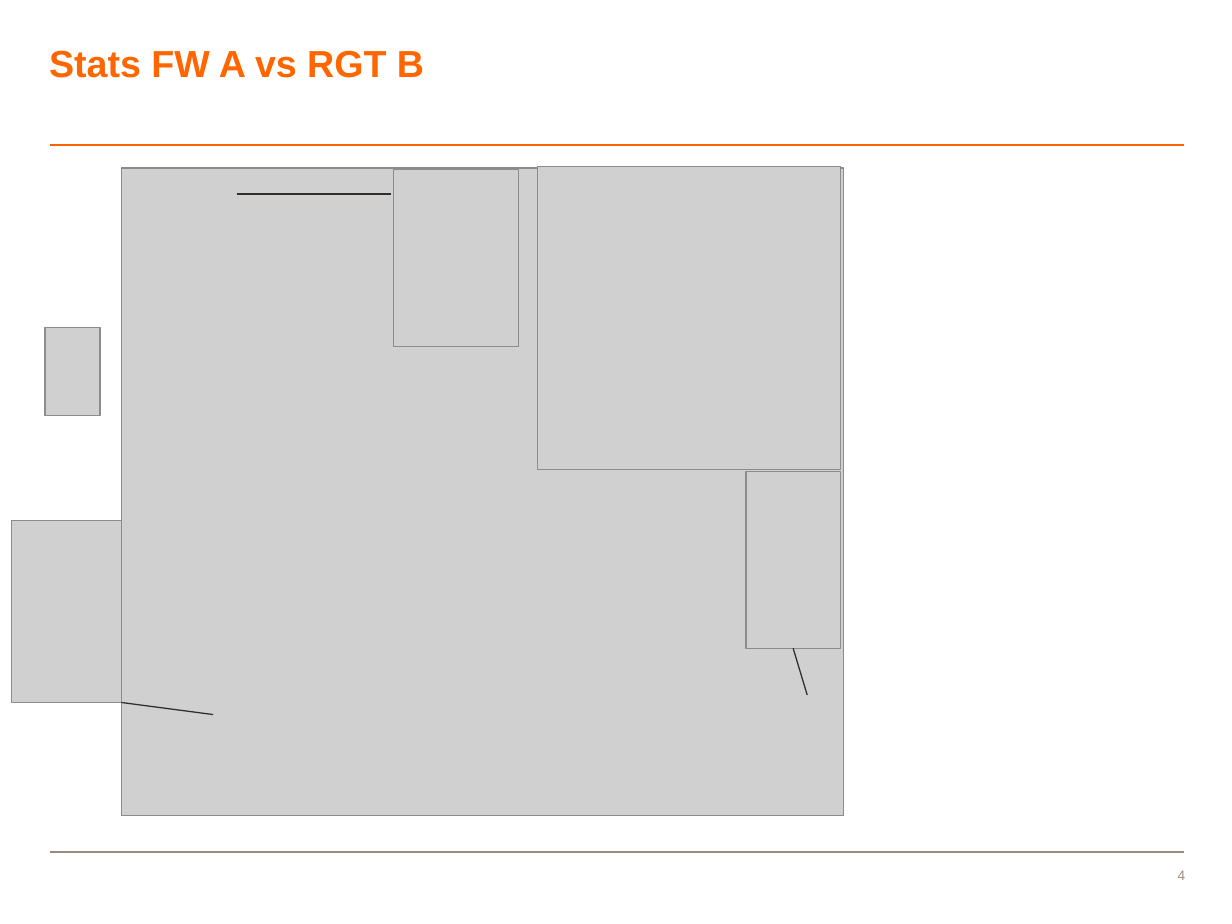
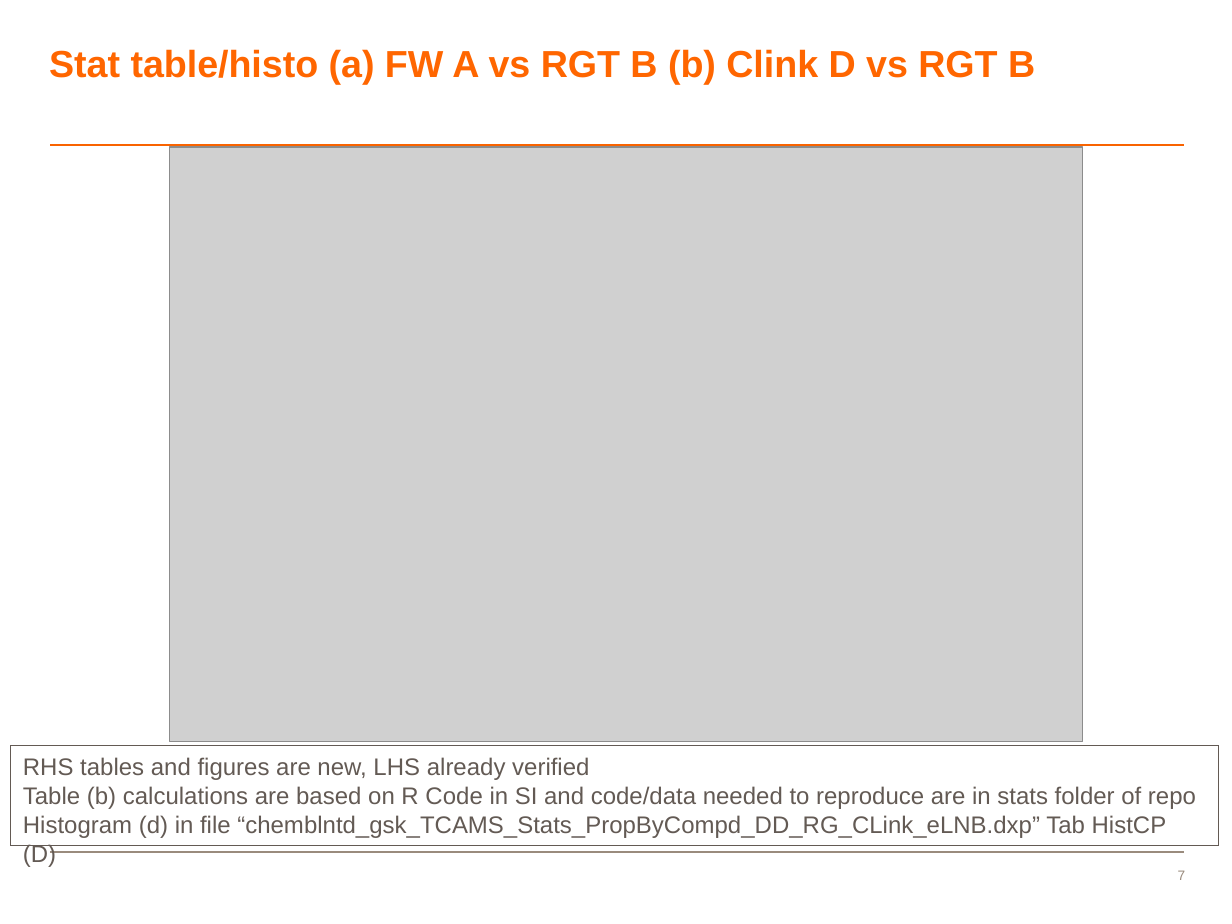
Before and after one commit to ncats/scaffoldanalytics, a slide deck: slide 7 of pres/DBandyopadhyay_FigChanges_eLNB_revision_2019.pptx (slide 4 before the commit). Drawn at 1232x924 pixels with LibreOffice and Linux fonts; fonts in the diff are those of the drawing; grey boxes stand for pictures; background and template pictures are left out. Boxes give left, top, right and bottom in pixels: in the first picture for what was removed or moved away, otherwise in the second. Text is boxed around its words. In the diff, an @@ line names an element or a change of style, - is before the commit and + after.

Commit message:
changes made while preparing eLNB figure changes

```diff
--- a/pres/DBandyopadhyay_FigChanges_eLNB_revision_2019.pptx
+++ b/pres/DBandyopadhyay_FigChanges_eLNB_revision_2019.pptx
@@ title at bbox=[49, 49, 1035, 84]: text changed @@
-Stats FW A vs RGT B
+Stat table/histo (a) FW A vs RGT B (b) Clink D vs RGT B
@@ picture: place and size @@
-picture at bbox=[122, 168, 844, 816]
+picture at bbox=[169, 147, 1083, 740]
@@ picture removed at bbox=[393, 169, 517, 346] @@
@@ picture removed at bbox=[537, 166, 840, 469] @@
@@ line removed from (237, 193) to (391, 193) @@
@@ picture removed at bbox=[46, 328, 101, 415] @@
@@ picture removed at bbox=[747, 472, 841, 649] @@
@@ picture removed at bbox=[11, 521, 121, 703] @@
@@ line removed from (793, 648) to (807, 695) @@
@@ line removed from (122, 702) to (213, 715) @@
@@ rectangle added at bbox=[11, 745, 1218, 845], outline #635A54 0.75 pt, 14 pt, text #635A54 @@
+RHS tables and figures are new, LHS already verified
+Table (b) calculations are based on R Code in SI and code/data needed to reproduce are in stats folder of repo
+Histogram (d) in file “chemblntd_gsk_TCAMS_Stats_PropByCompd_DD_RG_CLink_eLNB.dxp” Tab HistCP (D)
@@ page number at bbox=[1178, 870, 1186, 880]: text changed @@
-4
+7
```
Also in this commit, not shown: 1 other slide changed, 12 slides added, 3 slides removed, 6 other files.
